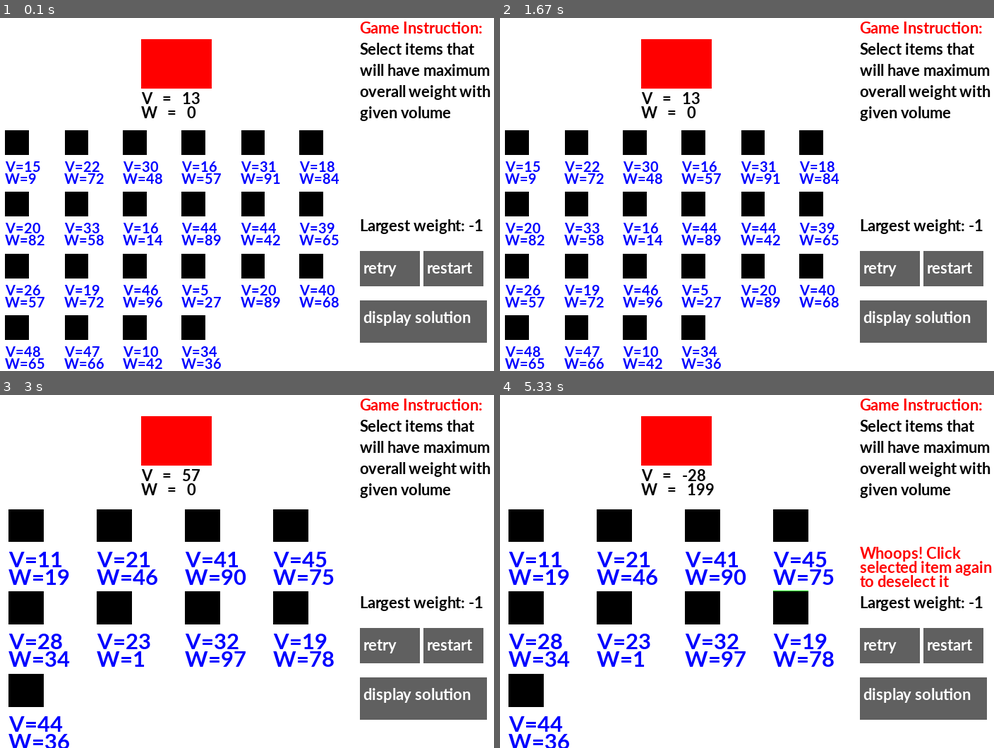
Above: before the commit, frames 1-4 (two rows, left to right).
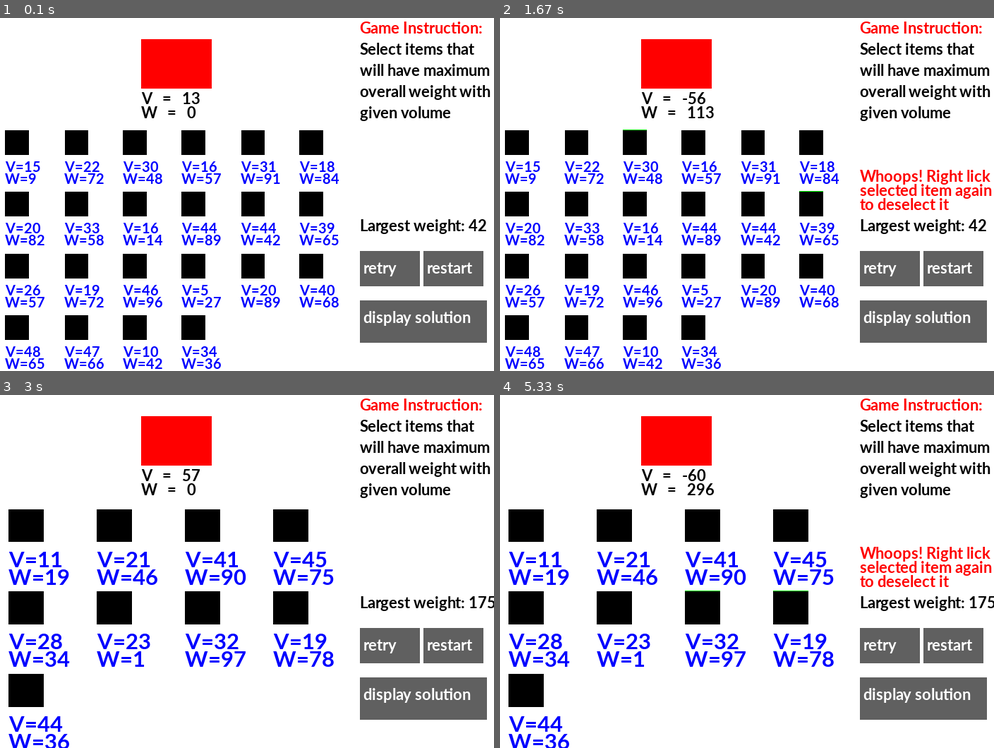
Above: after the commit, the same moments.

Repository: Vincent-lau/pygame_project
Game: pygame game, started from edu_game.py
Two runs of this game, one before a commit and one after it. Both use one fixed random seed, a clock stepped at 60 frames per second and the inputs below.
Inputs (mouse positions are in pixels of both pictures, inside the frame that each line leads up to):
- Up to frame 1 (0.1 s): no input
- Up to frame 2 (1.67 s): press the mouse at (727, 208) at 0.37 s; move the mouse to (816, 198) at 0.47 s; release the mouse at (905, 183) at 0.6 s; click "display solution" at 0.72 s; press the mouse at (727, 208) at 1.03 s; move the mouse to (727, 247) at 1.13 s; release the mouse at (722, 286) at 1.27 s; press the mouse at (727, 208) at 1.37 s; move the mouse to (687, 173) at 1.47 s; release the mouse at (643, 138) at 1.6 s
- Up to frame 3 (3 s): click "retry" at 2.22 s; press the mouse at (424, 698) at 2.53 s; move the mouse to (429, 649) at 2.63 s; release the mouse at (434, 599) at 2.77 s
- Up to frame 4 (5.33 s): click (608, 539) at 3.38 s; click (791, 511) at 4.22 s; click (895, 698) at 4.55 s; press the mouse at (924, 698) at 4.87 s; move the mouse to (806, 659) at 4.97 s; release the mouse at (692, 620) at 5.1 s; click (776, 599) at 5.22 s

The runs differ from the first frame. In frame 1, less than 0.1% of the frame differs, in the area x 94-99%, y 57-61%; in frame 2, 1.4%, in the area x 24-100%, y 21-61%; in frame 3, less than 0.1%; in frame 4, 0.5%.

Commit message:
Level 3 completed

Diff:
--- a/edu_game.py
+++ b/edu_game.py
@@ -700,22 +700,26 @@
         return self.centre[0]-self.size[0]/2 < mousePos[0] < self.centre[0] + self.size[0]/2 and \
             self.centre[1]-self.size[1]/2 < mousePos[1] < self.centre[1] + self.size[1]/2
 
-    def is_mouse_pressed(self):
-        return self.is_mouse_over() and pg.mouse.get_pressed()[0] # mouse needs to be over a certain button
+    def mouse_pressed(self): # detects if the item is left or right clicked
+        if self.is_mouse_over():
+            if pg.mouse.get_pressed()[0]:
+                return 1
+            elif pg.mouse.get_pressed()[2]:
+                return 2
+        return 0
 
     def is_clicked(self):
-        if self.is_mouse_pressed():
-            self.selected = not self.selected
-            if self.selected:
-                return 1  # the item is added to the bag
-            else:
-                return -1  # the item is taken from the bag
+        if self.mouse_pressed() == 1 and not self.selected:
+            self.selected = True
+            return 1
+        elif self.mouse_pressed() == 2 and self.selected:
+            self.selected = False
+            return -1
         else:
             return 0
 
-    def highlight_if_selected(self):
-        if self.selected:
-            pg.draw.rect(screen, GREEN, [self.pos, self.size], 6)
+    def highlight(self,color):
+        pg.draw.rect(screen, color, [self.pos, self.size], 4)
 
     def deselect(self):
         self.selected = False
@@ -748,7 +752,7 @@
 
 
 class Level3(Level):
-    nBagNum = 0
+    n_item_num = 0
     item_list = []
 
     def __init__(self):
@@ -761,18 +765,19 @@
         self.button_list.append(self.restartButton)
         self.solutionButton = Button([screenSize[1] + 10, 400], [180, 60], GREY, "display solution")
         self.button_list.append(self.solutionButton)
+        self.solution_list = []
 
     def initialise(self):
-        Level3.nBagNum=random.randrange(4,30)
+        Level3.n_item_num=random.randrange(4,30)
         self.myPlayer = Bag([250, 65], [100, 70], RED, 0, random.randint(10, 100))
         all_sprites_group.add(self.myPlayer)
-        num_x = int(math.sqrt(10/7*Level3.nBagNum))+1
-        num_y = int(math.sqrt(7/10*Level3.nBagNum))+1
+        num_x = int(math.sqrt(10/7*Level3.n_item_num))+1
+        num_y = int(math.sqrt(7/10*Level3.n_item_num))+1
         sep_x = 500/num_x
         sep_y = 350/num_y
         i = 0
         j = 0
-        for k in range(Level3.nBagNum):
+        for k in range(Level3.n_item_num):
             start_x = int((j+0.3)*sep_x)
             end_x = int((j+0.7)*sep_x)
             start_y = 150+int((i + 0.3) * sep_y)
@@ -808,7 +813,8 @@
     def item_highlight(self):
         for item in Level3.item_list:
             added = item.is_clicked()
-            item.highlight_if_selected()
+            if item.selected:
+                item.highlight(GREEN)
             if added == 1:
                 self.myPlayer.weight += item.get_weight()
                 self.myPlayer.volume -= item.get_volume()
@@ -817,7 +823,26 @@
                 self.myPlayer.volume += item.get_volume()
 
     def get_solution(self):  # find the optimum solution of a problem
-        pass
+        w = [0]*(Level3.n_item_num+1)
+        v = [0]*(Level3.n_item_num+1)
+        for i in range(1,Level3.n_item_num+1):
+            w[i] = Level3.item_list[i-1].get_weight() # i-1 is because index starts from 0 in the item_list
+            v[i] = Level3.item_list[i-1].get_volume()
+
+        dp = [[0]*(self.myPlayer.volume+1) for i in range(Level3.n_item_num+1)]
+        choices = [[[]] * (self.myPlayer.volume + 1) for i in range(Level3.n_item_num + 1)]
+        # store how items are selected for dp[i][j]
+        for i in range(1,Level3.n_item_num+1):
+            for j in range(1,self.myPlayer.get_volume()+1):
+                dp[i][j] = dp[i-1][j]
+                choices[i][j] = choices[i-1][j]
+                if j >= v[i] and dp[i-1][j-v[i]]+w[i] > dp[i-1][j]:
+                    dp[i][j] = dp[i-1][j-v[i]]+w[i]
+                    choices[i][j] = choices[i-1][j-v[i]] + [i]
+
+        self.solution = dp[Level3.n_item_num][self.myPlayer.get_volume()]
+        print(Level3.n_item_num,choices[Level3.n_item_num][self.myPlayer.get_volume()])
+        self. solution_list = choices[Level3.n_item_num][self.myPlayer.get_volume()]
 
     def display_info(self):  # display necessary information of the game, such as life, time steps
         # game instruction
@@ -836,7 +861,7 @@
             screen.blit(font.render("Congratulations", True, RED), [500 + 10, 200 + 10 + 30])
 
         if self.myPlayer.get_volume() < 0:
-            screen.blit(font.render("Whoops! Click ", True, RED), [500 + 10, 200 + 10])
+            screen.blit(font.render("Whoops! Right lick ", True, RED), [500 + 10, 200 + 10])
             screen.blit(font.render("selected item again", True, RED), [500 + 10, 200 + 10 + 20])
             screen.blit(font.render("to deselect it", True, RED), [500 + 10, 200 + 10 + 20 + 20])
 
@@ -859,7 +884,9 @@
             self.myPlayer.reset()
 
     def display_solution(self):
-        pass
+        if self.solutionButton.isPressed():
+            for s in self.solution_list:
+                Level3.item_list[s-1].highlight(RED)
 
     def button_function(self):
         self.retry()
